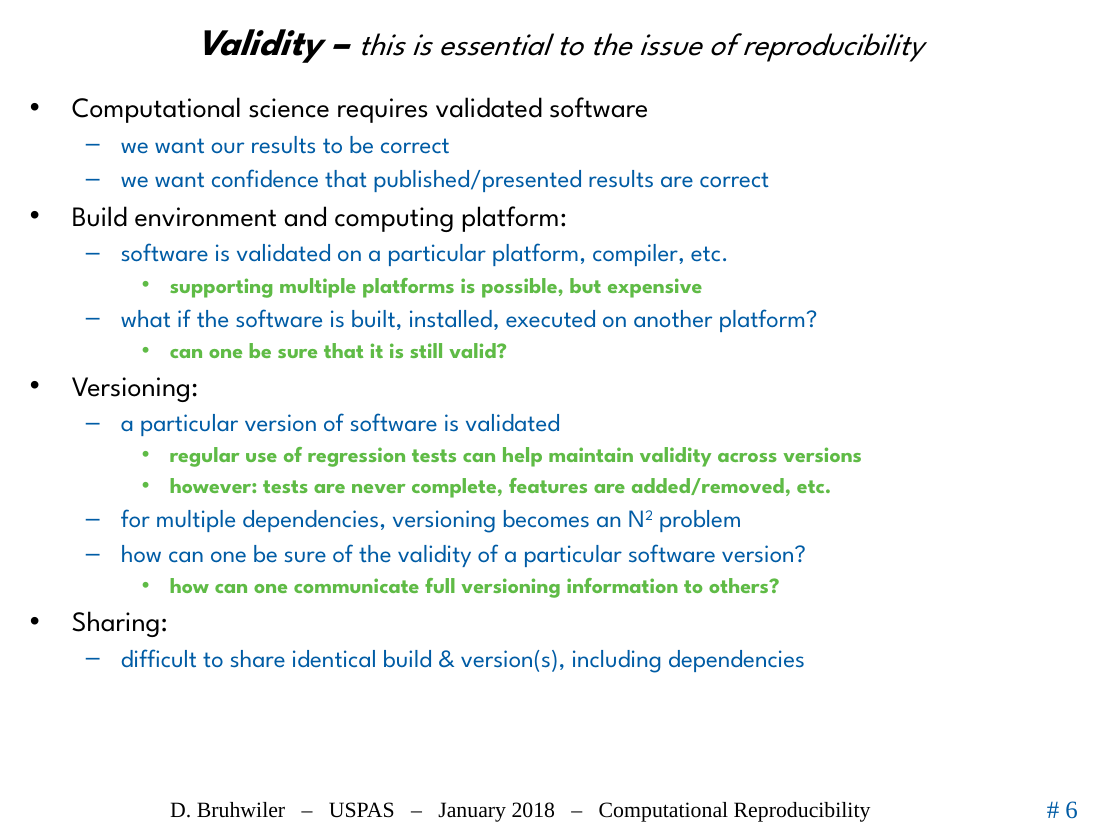
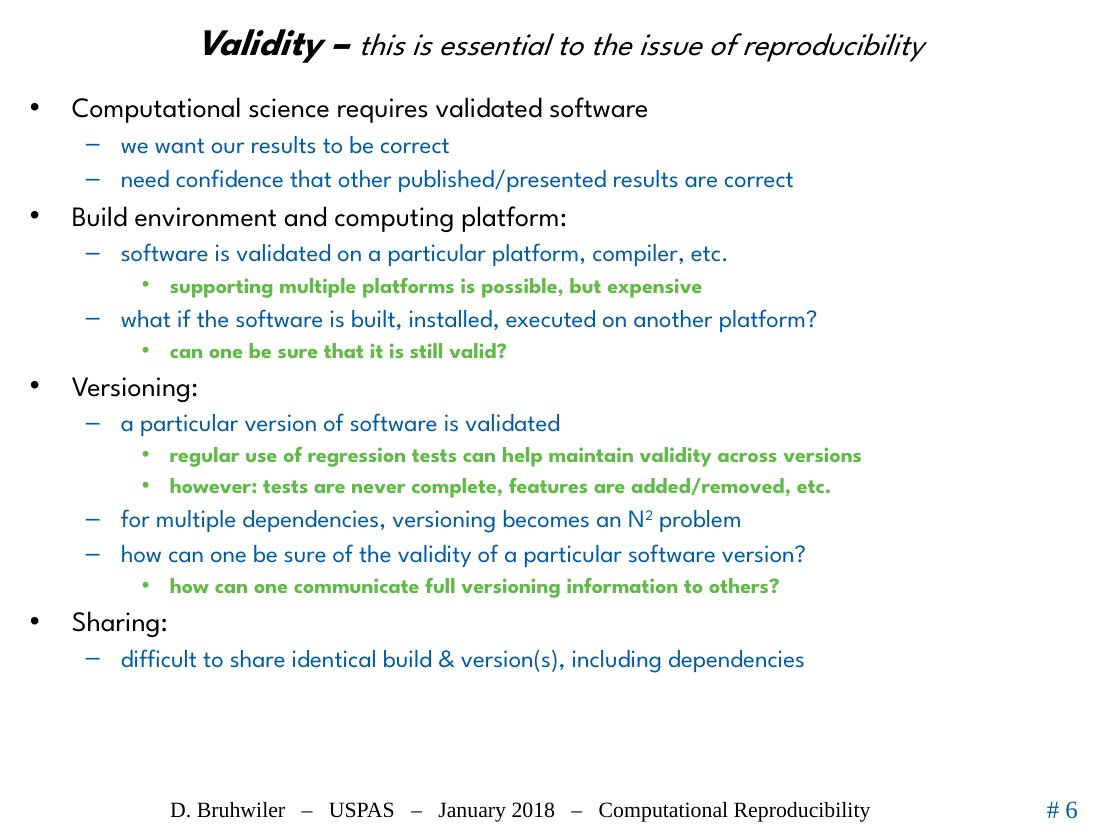
Before and after one commit to uspas/simbeamplasma18, a slide deck: slide 6 of computational_reproducibility/lecture/2018_ComputationalReproducibility_Bruhwiler_USPAS.pptx. Drawn at 1120x840 pixels with LibreOffice and Linux fonts; fonts in the diff are those of the drawing; background and template pictures are left out. Boxes give left, top, right and bottom in pixels: in the first picture for what was removed or moved away, otherwise in the second. Text is boxed around its words. In the diff, an @@ line names an element or a change of style, - is before the commit and + after.

```diff
--- a/computational_reproducibility/lecture/2018_ComputationalReproducibility_Bruhwiler_USPAS.pptx
+++ b/computational_reproducibility/lecture/2018_ComputationalReproducibility_Bruhwiler_USPAS.pptx
@@ text at (121,169,794,193): text changed @@
-  – we want confidence that published/presented results are correct
+  – need confidence that other published/presented results are correct
```
Also in this commit, not shown: 9 other slides changed.
